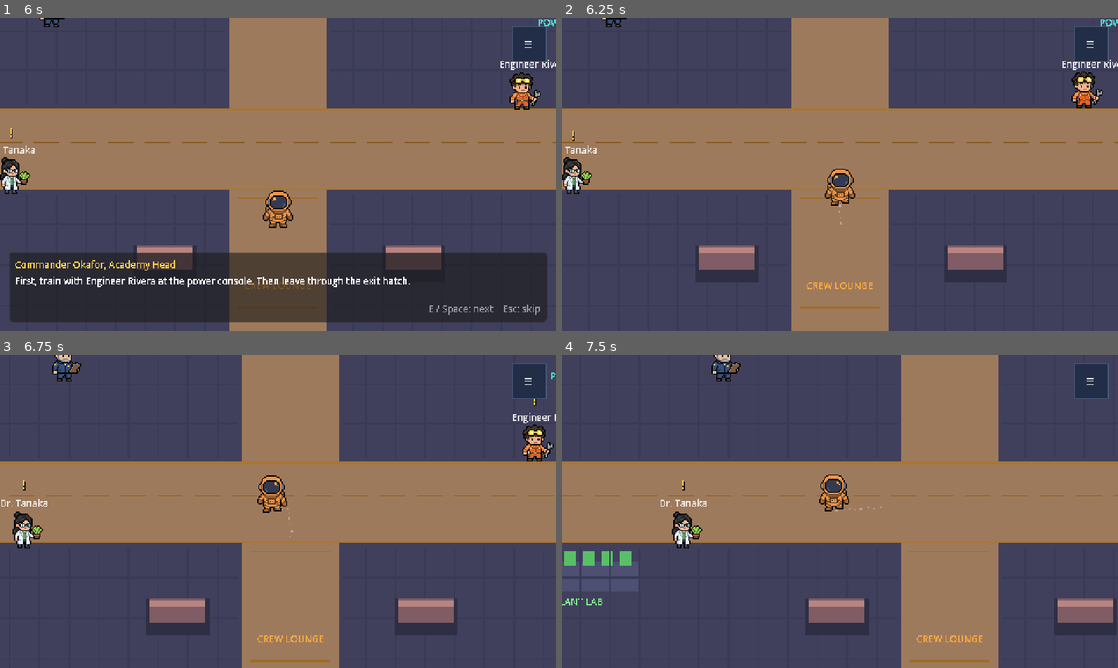
Above: before the commit, frames 1-4 (two rows, left to right).
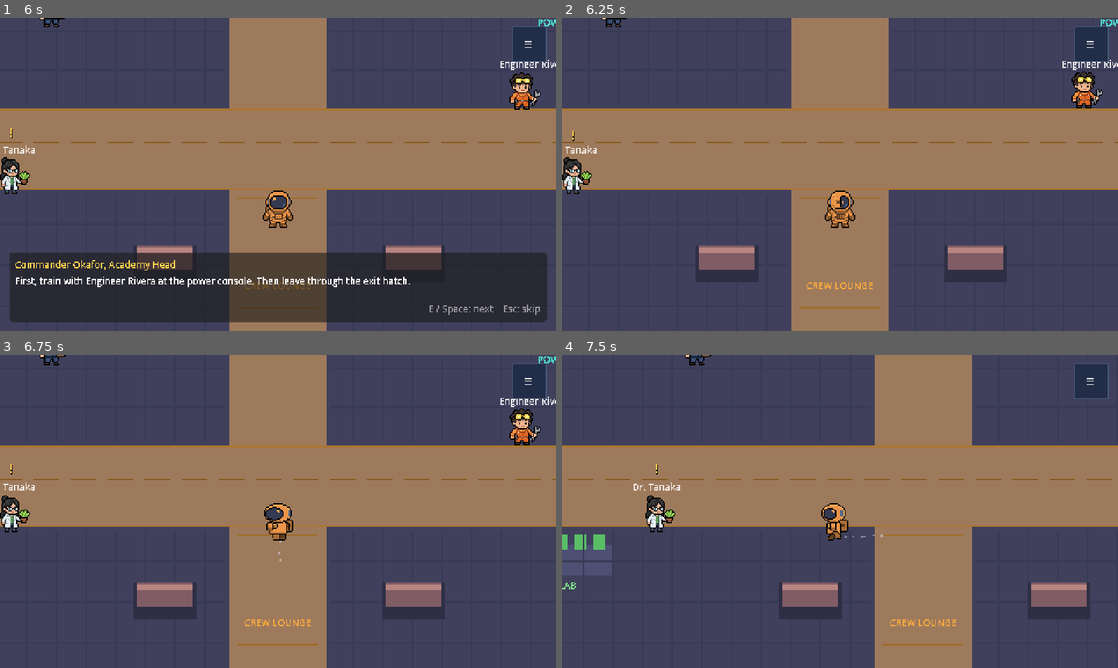
Above: after the commit, the same moments.

Repository: aryanpatel08-git/nasahackathon
Game: Godot game, scene res://scenes/ui/create_astronaut.tscn
Two runs of this game, one before a commit and one after it. Both use one fixed random seed, a clock stepped at 60 frames per second and the inputs below.
Inputs (mouse positions are in pixels of both pictures, inside the frame that each line leads up to):
- Up to frame 1 (6 s): click (294, 218) at 0.52 s; type "12" at 0.6 s; click "Start training" at 1.25 s; tap Enter (ui_accept) at 2, 2.27, 4.52, 5 s; move the mouse to (400, 158) at 2.02 s; hold D (move_right) 2.03-2.75 s; hold E (interact) 2.03-2.75 s; click (400, 158) at 2.17 s; click "≡" at 2.75 s; click "Resume" at 3.5 s; move the mouse to (166, 190) at 4.27 s; hold S (move_down) 4.28-5.03 s; tap E (interact) at 4.35, 5.85 s; move the mouse to (333, 105) at 5.02 s; hold D (move_right) 5.03-5.78 s; hold E (interact) 5.03-5.78 s; tap Space at 5.1 s; move the mouse to (250, 237) at 5.77 s; hold W (move_up) from 5.78 s (still down); click (250, 237) at 5.92 s
- Up to frame 2 (6.25 s): keep holding W (move_up); tap Enter (ui_accept) at 6.02 s
- Up to frame 3 (6.75 s): move the mouse to (444, 558) at 6.52 s; release W (move_up) at 6.53 s; hold A (move_left) from 6.53 s (still down); hold E (interact) from 6.53 s (still down)
- Up to frame 4 (7.5 s): keep holding A (move_left); tap Enter (ui_accept) at 6.77 s; move the mouse to (673, 464) at 7.27 s; release E (interact) at 7.28 s; tap Space at 7.35 s

Frame 1 is identical in both runs. In frame 2, 0.8% of the frame differs, in the area x 47-53%, y 48-68%; in frame 3, 19%; in frame 4, 23%, in the area x 0-100%, y 0-100%.

Commit message:
Add directional astronaut animations (left/right/back/front walk + turns) to the player
Replaces the single front walk sheet with side-profile and back-view walk
cycles plus turn animations. A/D turn to 3/4 then walk in profile, W turns
away and walks showing the back, S walks toward the camera. Suit tint,
dust, footstep sfx and interaction are unchanged.

Co-Authored-By: Claude Sonnet 5.5 <noreply@anthropic.com>
Claude-Session: https://claude.ai/code/session_01DiYSSDEptBB4AqeEmtMgsz

Diff:
--- a/scripts/player/player.gd
+++ b/scripts/player/player.gd
@@ -2,23 +2,51 @@
 ## The player's astronaut. Walks with WASD / arrows, talks with E.
 ## The node's origin is at the feet. The suit is tinted with GameState.suit_color.
 ##
-## The existing frame rocks gently with distance travelled and mirrors when turning.
+## Directional animations by Kareem Dahrouj (assets/art/characters/astronaut/):
+##   A / D : turn to 3/4 view, then walk in true side profile (left / right)
+##   W     : turn away from the camera, then walk showing the back
+##   S     : walk toward the camera (no turn, the idle pose already faces front)
+## Releasing the key plays the turn backwards, then returns to the front idle.
+## A / D win over W / S when both are held.
 
 const SPEED := 112.0
 const ACCELERATION := 1600.0
 const DECELERATION := 1850.0
 const REACH := 28.0
-const WALK_FRAMES := 8          # frames stacked top to bottom in the walk sheet
-const WALK_FRAME_TIME := 0.1    # seconds per frame (10 fps)
-
-var _sprite: Sprite2D
+
+const ART := "res://assets/art/characters/astronaut/"
+const FRAME_SIZE := 32
+const WALK_FRAMES := 8
+const WALK_FPS := 10.0
+
+enum Facing { NONE, FRONT, RIGHT, LEFT, BACK }
+enum State { IDLE, TURN_IN, WALK, TURN_OUT }
+
+const NAMES := {
+	Facing.FRONT: "front",
+	Facing.RIGHT: "right",
+	Facing.LEFT: "left",
+	Facing.BACK: "back",
+}
+const TURN_ANIM := {
+	Facing.RIGHT: "turn_right",
+	Facing.LEFT: "turn_left",
+	Facing.BACK: "turn_away",
+}
+const TURN_TIME := {
+	Facing.RIGHT: 0.2,
+	Facing.LEFT: 0.2,
+	Facing.BACK: 0.3,
+}
+
+var _sprite: AnimatedSprite2D
 var _prompt: Label
 var _target: Node2D
-var _walk_time: float = 0.0
 var _dust: CPUParticles2D
-var _last_frame: int = -1
-var _idle_texture: Texture2D
-var _walk_texture: Texture2D
+var _state: State = State.IDLE
+var _pose: Facing = Facing.FRONT
+var _turn_timer: float = 0.0
+var _moving: bool = false
 
 
 func _ready() -> void:
@@ -43,16 +71,16 @@
 	_dust.show_behind_parent = true
 	add_child(_dust)
 
-	_sprite = Sprite2D.new()
-	_idle_texture = load("res://assets/art/characters/player_astronaut.png")
-	_walk_texture = load("res://assets/art/characters/player_walk_sheet.png")
-	_sprite.texture = _idle_texture
+	_sprite = AnimatedSprite2D.new()
+	_sprite.sprite_frames = _build_frames()
 	_sprite.position = Vector2(0, -15)
 	var mat := ShaderMaterial.new()
 	mat.shader = load("res://assets/shaders/suit_tint.gdshader")
 	mat.set_shader_parameter("suit_color", GameState.suit_color)
 	_sprite.material = mat
+	_sprite.frame_changed.connect(_on_frame_changed)
 	add_child(_sprite)
+	_sprite.play(&"idle_front")
 
 	var shape := CollisionShape2D.new()
 	var circle := CircleShape2D.new()
@@ -79,56 +107,152 @@
 		velocity = Vector2.ZERO
 		_dust.emitting = false
 		_prompt.visible = false
-		_walk_time = 0.0
-		_last_frame = -1
-		_show_idle()
-		_sprite.position = Vector2(0, -15)
-		_sprite.rotation = 0.0
+		_moving = false
+		if _state != State.IDLE:
+			_go_idle()
 		return
 
 	var dir := Input.get_vector(&"move_left", &"move_right", &"move_up", &"move_down")
-	var rate := DECELERATION if dir.is_zero_approx() else ACCELERATION
-	velocity = velocity.move_toward(dir * SPEED, rate * delta)
+	var want := _facing_for(dir)
+
+	match _state:
+		State.IDLE:
+			if want != Facing.NONE:
+				_begin(want)
+		State.TURN_IN:
+			if want != _pose:
+				if want == Facing.NONE:
+					_begin_turn_out()
+				else:
+					_begin(want)
+			else:
+				_turn_timer -= delta
+				if _turn_timer <= 0.0:
+					_start_walk()
+		State.WALK:
+			if want == Facing.NONE:
+				_stop()
+			elif want != _pose:
+				_begin(want)
+		State.TURN_OUT:
+			if want != Facing.NONE:
+				_begin(want)
+			else:
+				_turn_timer -= delta
+				if _turn_timer <= 0.0:
+					_go_idle()
+
+	# Only walk once the turn has finished; the turn itself happens on the spot.
+	var walking := _state == State.WALK and want == _pose
+	var goal := dir * SPEED if walking else Vector2.ZERO
+	var rate := ACCELERATION if walking else DECELERATION
+	velocity = velocity.move_toward(goal, rate * delta)
 	move_and_slide()
 
-	if get_real_velocity().length_squared() > 25.0:
-		# Kareem's 8-frame walk cycle: one frame every 100 ms, only while moving.
-		_walk_time += delta
-		var frame := int(_walk_time / WALK_FRAME_TIME) % WALK_FRAMES
-		_show_walk_frame(frame)
-		_dust.emitting = true
-		if frame != _last_frame and frame % 4 == 0:
-			Sfx.play(&"step", randf_range(0.9, 1.15))  # frames 0 and 4 are the foot contacts
-		_last_frame = frame
-		# A 1-pixel lift on the highest frames keeps a little bounce on top of the cycle.
-		_sprite.position = Vector2(0, -15 - (1 if frame % 4 == 2 else 0))
-		_sprite.rotation = 0.0
-		if dir.x != 0.0:
-			_sprite.flip_h = dir.x < 0.0
+	_moving = walking and get_real_velocity().length_squared() > 25.0
+	_dust.emitting = _moving
+	if _state == State.WALK:
+		# Freeze the walk cycle while pushing against a wall.
+		_sprite.speed_scale = 1.0 if _moving else 0.0
+
+	_update_target()
+
+
+func _facing_for(dir: Vector2) -> Facing:
+	if dir.x > 0.0:
+		return Facing.RIGHT
+	if dir.x < 0.0:
+		return Facing.LEFT
+	if dir.y < 0.0:
+		return Facing.BACK
+	if dir.y > 0.0:
+		return Facing.FRONT
+	return Facing.NONE
+
+
+func _begin(want: Facing) -> void:
+	_pose = want
+	if want == Facing.FRONT:
+		_start_walk()
 	else:
-		_dust.emitting = false
-		_walk_time = 0.0
-		_last_frame = -1
-		_show_idle()
-		_sprite.position = Vector2(0, -15)
-		_sprite.rotation = 0.0
-
-	_update_target()
-
-
-func _show_walk_frame(frame: int) -> void:
-	if _sprite.texture != _walk_texture:
-		_sprite.texture = _walk_texture
-		_sprite.vframes = WALK_FRAMES
-	_sprite.frame = frame
-
-
-func _show_idle() -> void:
-	if _sprite.texture != _idle_texture:
-		_sprite.frame = 0
-		_sprite.vframes = 1
-		_sprite.texture = _idle_texture
-
+		_state = State.TURN_IN
+		_turn_timer = TURN_TIME[want]
+		_sprite.speed_scale = 1.0
+		_sprite.play(TURN_ANIM[want])
+
+
+func _start_walk() -> void:
+	_state = State.WALK
+	_sprite.speed_scale = 1.0
+	_sprite.play("walk_" + NAMES[_pose])
+
+
+func _stop() -> void:
+	if _pose == Facing.FRONT:
+		_go_idle()
+	else:
+		_begin_turn_out()
+
+
+func _begin_turn_out() -> void:
+	_state = State.TURN_OUT
+	_turn_timer = TURN_TIME[_pose]
+	_sprite.speed_scale = 1.0
+	_sprite.play_backwards(TURN_ANIM[_pose])
+
+
+func _go_idle() -> void:
+	_state = State.IDLE
+	_pose = Facing.FRONT
+	_sprite.speed_scale = 1.0
+	_sprite.play(&"idle_front")
+
+
+func _on_frame_changed() -> void:
+	# Frames 0 and 4 of the walk cycle are the foot contacts.
+	if _state == State.WALK and _moving and _sprite.frame % 4 == 0:
+		Sfx.play(&"step", randf_range(0.9, 1.15))
+
+
+# --- animation setup ---------------------------------------------------------
+
+func _build_frames() -> SpriteFrames:
+	var frames := SpriteFrames.new()
+	frames.remove_animation(&"default")
+	for n in ["front", "right", "left", "back"]:
+		_add_single(frames, "idle_" + n, ["astronaut_%s_idle.png" % n], 5.0, true)
+		_add_strip(frames, "walk_" + n, "astronaut_walk_%s_strip_256x32.png" % n)
+	_add_single(frames, "turn_right", ["astronaut_turn_right_1.png"], 5.0, false)
+	_add_single(frames, "turn_left", ["astronaut_turn_left_1.png"], 5.0, false)
+	_add_single(frames, "turn_away", [
+		"astronaut_turn_away_1.png",
+		"astronaut_turn_away_2.png",
+		"astronaut_turn_away_3.png",
+	], 10.0, false)
+	return frames
+
+
+func _add_single(frames: SpriteFrames, anim: String, files: Array, fps: float, loop: bool) -> void:
+	frames.add_animation(anim)
+	frames.set_animation_speed(anim, fps)
+	frames.set_animation_loop(anim, loop)
+	for f in files:
+		frames.add_frame(anim, load(ART + f))
+
+
+func _add_strip(frames: SpriteFrames, anim: String, file: String) -> void:
+	var strip: Texture2D = load(ART + file)
+	frames.add_animation(anim)
+	frames.set_animation_speed(anim, WALK_FPS)
+	frames.set_animation_loop(anim, true)
+	for i in WALK_FRAMES:
+		var tex := AtlasTexture.new()
+		tex.atlas = strip
+		tex.region = Rect2(i * FRAME_SIZE, 0, FRAME_SIZE, FRAME_SIZE)
+		frames.add_frame(anim, tex)
+
+
+# --- interaction -------------------------------------------------------------
 
 func _unhandled_input(event: InputEvent) -> void:
 	if Dialogue.is_active or MissionDirector.ui_open or SceneRouter.is_transitioning() or _target == null:
Binary file added: assets/art/characters/astronaut/astronaut_back_idle.png
Binary file added: assets/art/characters/astronaut/astronaut_front_idle.png
Binary file added: assets/art/characters/astronaut/astronaut_left_idle.png
Binary file added: assets/art/characters/astronaut/astronaut_right_idle.png
Binary file added: assets/art/characters/astronaut/astronaut_turn_away_1.png
Binary file added: assets/art/characters/astronaut/astronaut_turn_away_2.png
Binary file added: assets/art/characters/astronaut/astronaut_turn_away_3.png
Binary file added: assets/art/characters/astronaut/astronaut_turn_left_1.png
Binary file added: assets/art/characters/astronaut/astronaut_turn_right_1.png
Binary file added: assets/art/characters/astronaut/astronaut_walk_back_strip_256x32.png
Binary file added: assets/art/characters/astronaut/astronaut_walk_front_strip_256x32.png
Binary file added: assets/art/characters/astronaut/astronaut_walk_left_strip_256x32.png
(and 2 more such lines)
